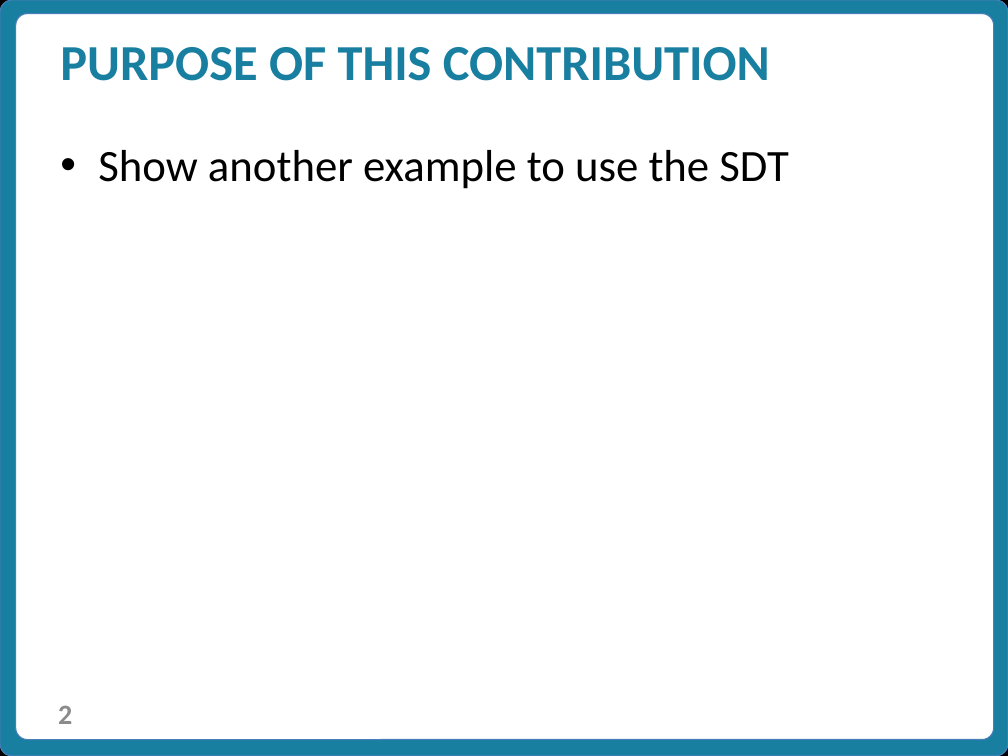
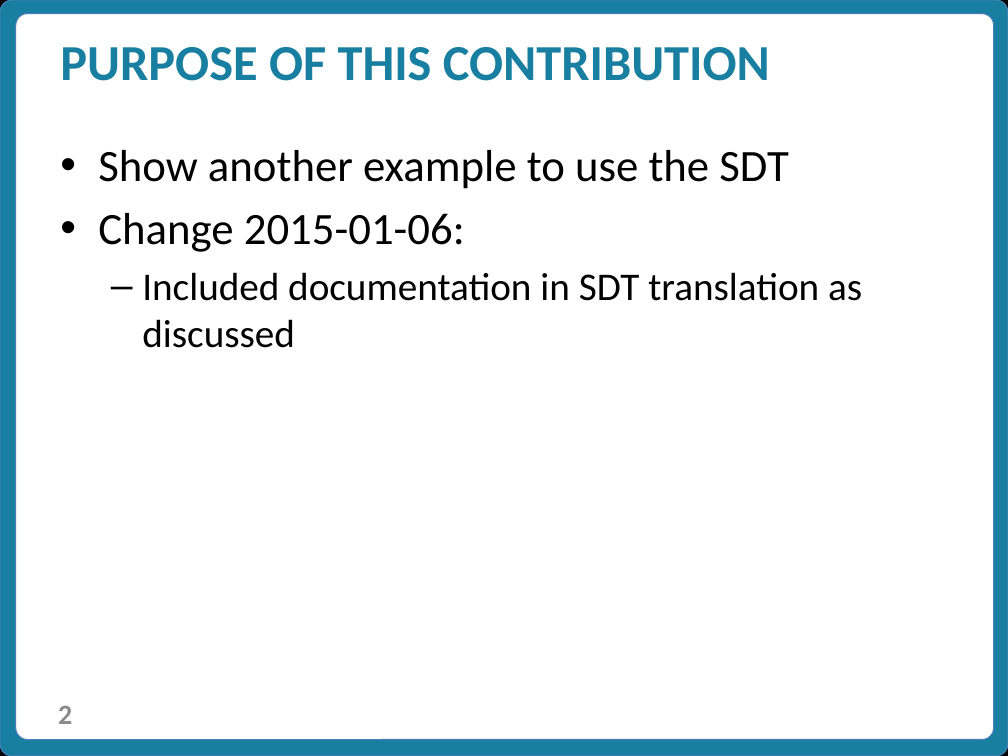
Before and after one commit to Homegateway/SmartDeviceTemplate, a slide deck: slide 2 of proposals/Data Model Mapping to SDT, example Echonet Washing Machine.pptx. Drawn at 1008x756 pixels with LibreOffice and Linux fonts; fonts in the diff are those of the drawing; background and template pictures are left out. Boxes give left, top, right and bottom in pixels: in the first picture for what was removed or moved away, otherwise in the second. Text is boxed around its words. In the diff, an @@ line names an element or a change of style, - is before the commit and + after.

```diff
--- a/proposals/Data Model Mapping to SDT, example Echonet Washing Machine.pptx
+++ b/proposals/Data Model Mapping to SDT, example Echonet Washing Machine.pptx
@@ text at bbox=[98, 213, 862, 348]: paragraphs added @@
+• Change 2015-01-06:
+  – Included documentation in SDT translation as discussed
```
Also in this commit, not shown: 1 other slide changed, 1 slide added.
